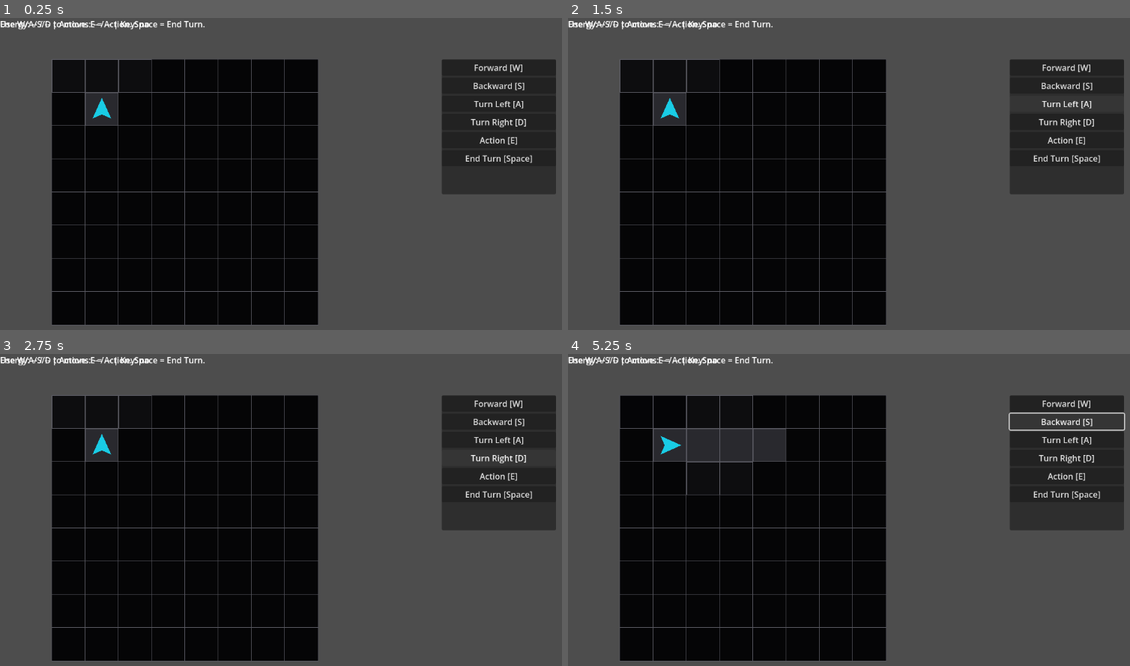
Above: before the commit, frames 1-4 (two rows, left to right).
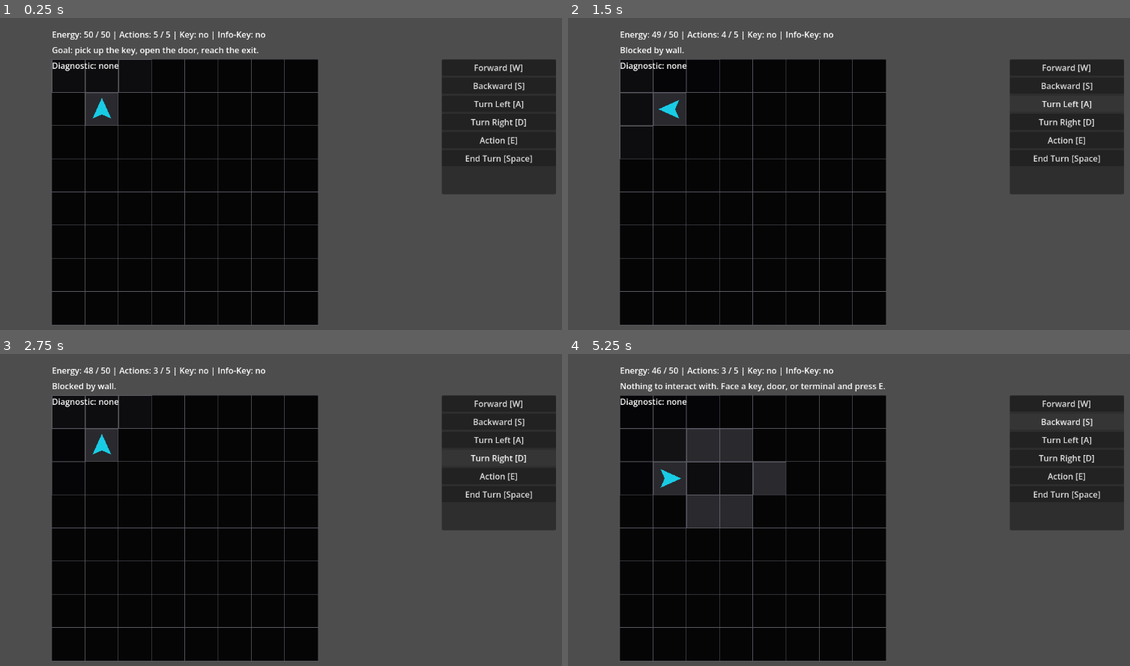
Above: after the commit, the same moments.

Repository: JUSTConnect/bibop
Game: Godot game, scene res://scenes/main.tscn
Same seed, same stepped clock (60 frames per second), same inputs: the game is played once before the commit and once after it.
Inputs:
- Up to frame 1 (0.25 s): no input
- Up to frame 2 (1.5 s): click "Forward [W]" at 0.5 s; click "Turn Left [A]" at 1.25 s
- Up to frame 3 (2.75 s): click "Turn Right [D]" at 2 s
- Up to frame 4 (5.25 s): click "Action [E]" at 2.75 s; click "End Turn [Space]" at 3.5 s; click "Backward [S]" at 4.25 s; hold Right (turn_right) from 5.03 s (still down); hold E (interact) from 5.03 s (still down)

The runs differ from the first frame. In frame 1, 1.3% of the frame differs, in the area x 0-48%, y 0-18%; in frame 2, 1.3%; in frame 3, 1.1%; in frame 4, 5.4%, in the area x 0-100%, y 0-56%.
Error before the commit: Parse Error: Cannot find member "Status" in base "DiagnosticResult". (res://scripts/ui/game_ui.gd:194)

Commit message:
Update game_ui.gd

Diff:
--- a/scripts/ui/game_ui.gd
+++ b/scripts/ui/game_ui.gd
@@ -189,25 +189,24 @@
 	if result.device != null and not result.device.display_name.is_empty():
 		device_name = result.device.display_name
 
-	var status_text := "unknown"
-	var status_index := int(result.status)
-	var status_keys := DiagnosticResult.Status.keys()
-	if status_index >= 0 and status_index < status_keys.size():
-		status_text = status_keys[status_index]
-
-	var supported_action := result.supported_action
+	var status_text: String = str(result.get_status_text())
+
+	if status_text.is_empty():
+		status_text = "UNKNOWN"
+
+	var supported_action: String = str(result.supported_action)
 	if supported_action.is_empty():
 		supported_action = "none"
 
-	var reason := result.reason
+	var reason: String = str(result.reason)
 	if reason.is_empty():
 		reason = "n/a"
 
-	var recommendation := result.recommendation
+	var recommendation: String = str(result.recommendation)
 	if recommendation.is_empty():
 		recommendation = "n/a"
 
-	var estimated_risk := result.estimated_risk
+	var estimated_risk: String = str(result.estimated_risk)
 	if estimated_risk.is_empty():
 		estimated_risk = "n/a"
 
